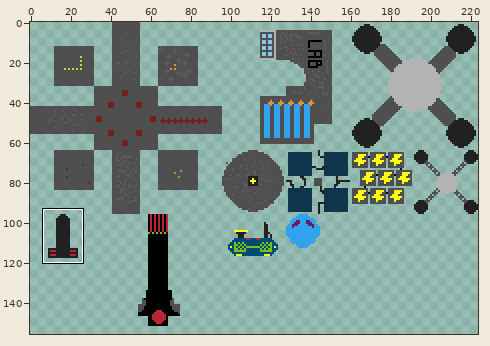
Edited in one commit: sprite sheet (data/sprites.png). Above, an overview of the earlier version with the close-up marked.
Close-up. Before the commit:
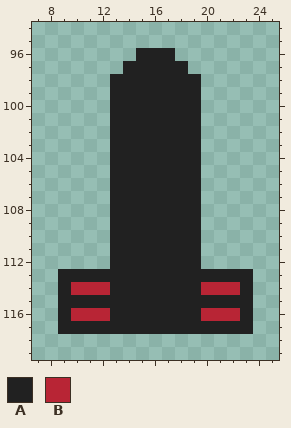
The file is 224x192 pixels. Shown: x 7..25, y 94..119. The wide view leaves out empty margins. The commit also changed other parts of the picture, which this record leaves out.
Palette (. is transparent): A #212121  B #b82535
Pixels before, first column x 9:
 96 ......AAA......
 97 .....AAAAA.....
 98 ....AAAAAAA....
 99 ....AAAAAAA....
100 ....AAAAAAA....
101 ....AAAAAAA....
102 ....AAAAAAA....
103 ....AAAAAAA....
104 ....AAAAAAA....
105 ....AAAAAAA....
106 ....AAAAAAA....
107 ....AAAAAAA....
108 ....AAAAAAA....
109 ....AAAAAAA....
110 ....AAAAAAA....
111 ....AAAAAAA....
112 ....AAAAAAA....
113 AAAAAAAAAAAAAAA
114 ABBBAAAAAAABBBA
115 AAAAAAAAAAAAAAA
116 ABBBAAAAAAABBBA
117 AAAAAAAAAAAAAAA
Now the later version:
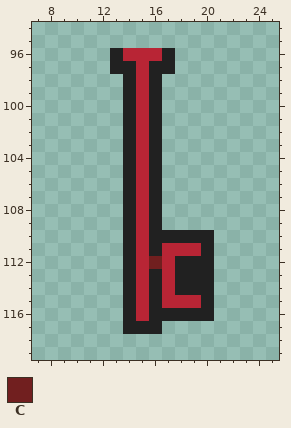
Colours new in this view: C #711f1f
The edit:
Changed rows in their new state; - is an unchanged pixel.
first column x 9:
 96 ----ABBB-------
 97 ----A-B--.-----
 98 ----.-B-...----
 99 ----.-B-...----
100 ----.-B-...----
101 ----.-B-...----
102 ----.-B-...----
103 ----.-B-...----
104 ----.-B-...----
105 ----.-B-...----
106 ----.-B-...----
107 ----.-B-...----
108 ----.-B-...----
109 ----.-B-...----
110 ----.-B----A---
111 ----.-B-BBBA---
112 ----.-BCB--A---
113 .....-B-B---...
114 .....-B-B--A...
115 .....-B-BBB-...
116 .....-B----A...
117 .....---.......
